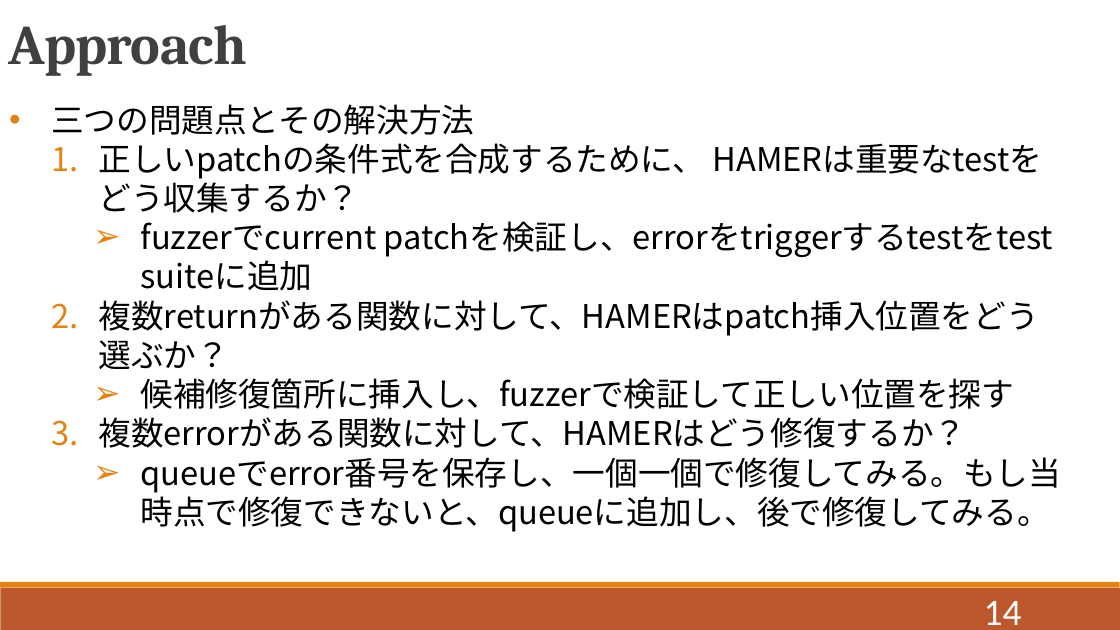
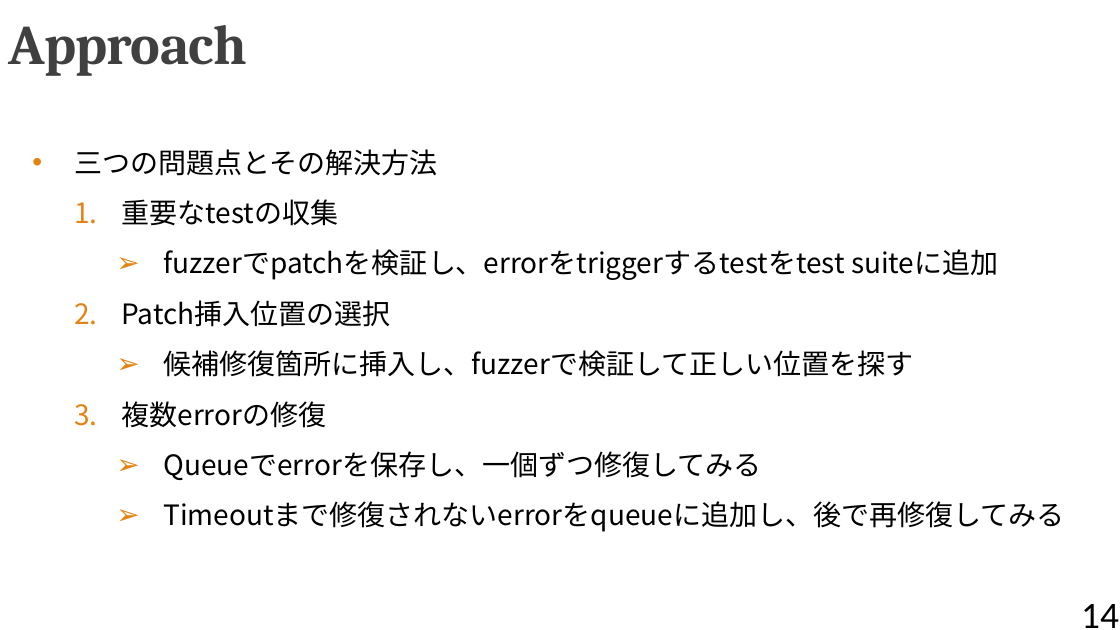
Before and after one commit to QIANZECHANG/MyResearch, a slide deck: slide 14 of 修論/修論発表.pptx. Drawn at 1120x630 pixels with LibreOffice and Linux fonts; fonts in the diff are those of the drawing. Boxes give left, top, right and bottom in pixels: in the first picture for what was removed or moved away, otherwise in the second. Text is boxed around its words. In the diff, an @@ line names an element or a change of style, - is before the commit and + after.

```diff
--- a/修論/修論発表.pptx
+++ b/修論/修論発表.pptx
@@ text "三つの問題点とその解決方法": place and size @@
-text "三つの問題点とその解決方法" at <box>51,104,1061,532</box>
+text "三つの問題点とその解決方法" at <box>74,149,1065,532</box>
@@ text at <box>74,149,914,377</box>: size 28 to 24 pt in "三つの問題点とその解決方法", "候補修復箇所に挿入し、fuzzerで検証して正しい位置を探す"; line spacing 1 to 1.5 @@
@@ text at <box>122,199,998,327</box>: text changed; size 28 to 24 pt @@
-    1. 正しいpatchの条件式を合成するために、 HAMERは重要なtestをどう収集するか？
-      ➢ fuzzerでcurrent patchを検証し、errorをtriggerするtestをtest suiteに追加
-    2. 複数returnがある関数に対して、HAMERはpatch挿入位置をどう選ぶか？
+    1. 重要なtestの収集
+      ➢ fuzzerでpatchを検証し、errorをtriggerするtestをtest suiteに追加
+    2. Patch挿入位置の選択
@@ text at <box>122,401,1065,532</box>: text changed; size 28 to 24 pt @@
-    3. 複数errorがある関数に対して、HAMERはどう修復するか？
-      ➢ queueでerror番号を保存し、一個一個で修復してみる。もし当時点で修復できないと、queueに追加し、後で修復してみる。
+    3. 複数errorの修復
+      ➢ Queueでerrorを保存し、一個ずつ修復してみる
+      ➢ Timeoutまで修復されないerrorをqueueに追加し、後で再修復してみる
@@ rectangle removed at <box>0,588,1120,630</box> @@
@@ rectangle removed at <box>0,582,1120,588</box> @@
@@ page number: place and size @@
-page number at <box>984,601,1022,625</box>
+page number at <box>1081,604,1119,628</box>
@@ page number at <box>1081,604,1119,628</box>: text colour #FFFFFF to #000000 @@
```
Also in this commit, not shown: 33 other slides changed, 2 slides added, 3 slides removed, 14 other files.
